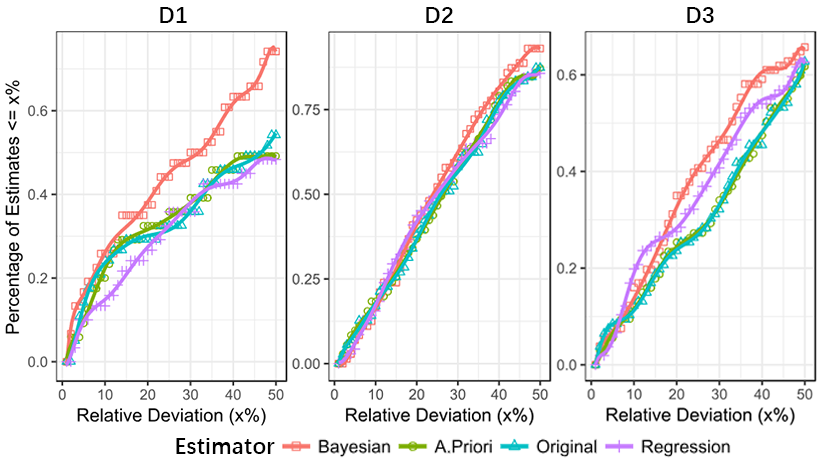
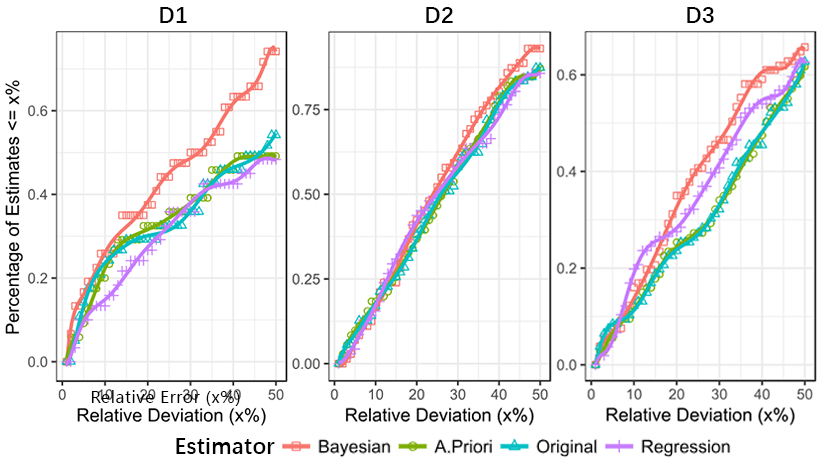
Layered file, before and after one edit (827x461). Changes by layer:
added layer "Relative Error (x%)" above "pred_50_internal copy 2" over [91, 390, 240, 406]
